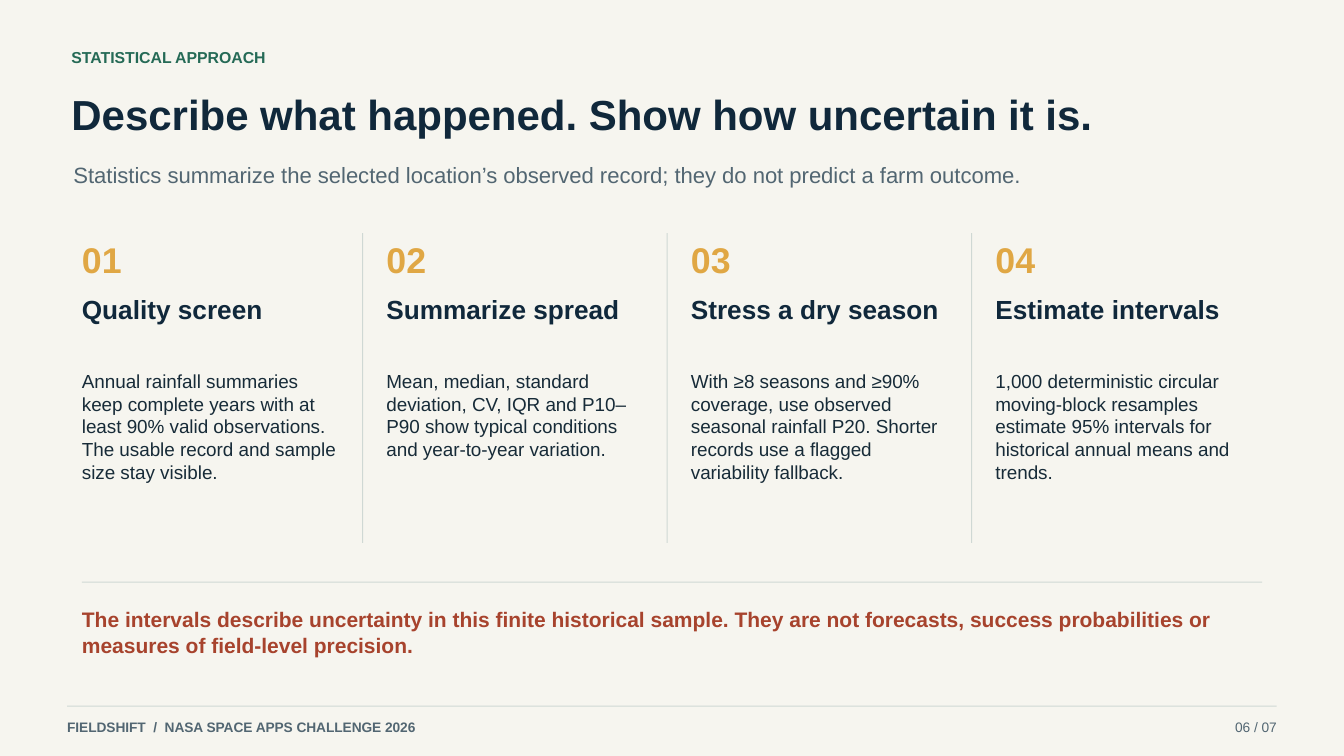
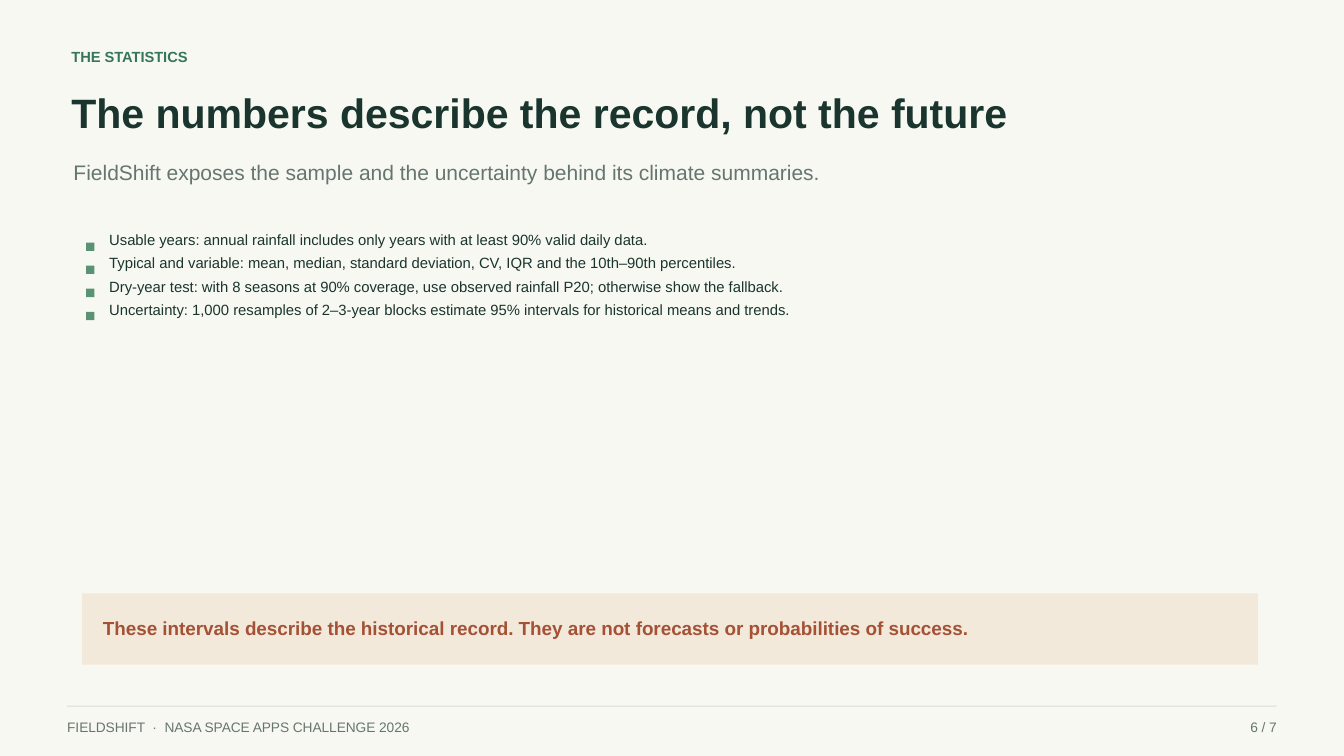
Before and after one commit to vtrsharvin-sj/Field-Shift, a slide deck: slide 6 of public/demo/FieldShift-Demo-v2.pptx. Drawn at 1344x756 pixels with LibreOffice and Linux fonts; fonts in the diff are those of the drawing. Boxes give left, top, right and bottom in pixels: in the first picture for what was removed or moved away, otherwise in the second. Text is boxed around its words. In the diff, an @@ line names an element or a change of style, - is before the commit and + after.

Commit message:
Refine hackathon presentation with light theme

```diff
--- a/public/demo/FieldShift-Demo-v2.pptx
+++ b/public/demo/FieldShift-Demo-v2.pptx
@@ background #F6F5EF to #F8F8F3 @@
@@ text at <box>71,51,188,62</box>: text changed; size 11.2 to 10.5 pt; text colour #256A56 to #36765A @@
-STATISTICAL APPROACH
+THE STATISTICS
@@ text at <box>71,98,1007,135</box>: text changed; size 30 to 29.2 pt; text colour #10283B to #19352D @@
-Describe what happened. Show how uncertain it is.
+The numbers describe the record, not the future
@@ text at <box>73,165,819,185</box>: text changed; size 15.8 to 15 pt; text colour #526672 to #66766F @@
-Statistics summarize the selected location’s observed record; they do not predict a farm outcome.
+FieldShift exposes the sample and the uncertainty behind its climate summaries.
@@ text added at <box>109,234,647,248</box>, 10.6 pt, text #19352D @@
+Usable years: annual rainfall includes only years with at least 90% valid daily data.
@@ rectangle removed at <box>362,233,363,542</box> @@
@@ rectangle removed at <box>666,233,667,542</box> @@
@@ rectangle removed at <box>972,233,973,542</box> @@
@@ text removed at <box>82,248,122,274</box> @@
-01
@@ rectangle added at <box>86,243,94,251</box>, fill #5C9274 @@
@@ rectangle added at <box>86,266,94,274</box>, fill #5C9274 @@
@@ text added at <box>109,257,736,271</box>, 10.6 pt, text #19352D @@
+Typical and variable: mean, median, standard deviation, CV, IQR and the 10th–90th percentiles.
@@ text removed at <box>386,248,426,274</box> @@
-02
@@ text removed at <box>691,248,731,274</box> @@
-03
@@ text removed at <box>995,248,1035,274</box> @@
-04
@@ rectangle added at <box>86,288,94,296</box>, fill #5C9274 @@
@@ text added at <box>109,281,783,295</box>, 10.6 pt, text #19352D @@
+Dry-year test: with 8 seasons at 90% coverage, use observed rainfall P20; otherwise show the fallback.
@@ text removed at <box>82,300,262,324</box> @@
-Quality screen
@@ rectangle added at <box>86,312,94,320</box>, fill #5C9274 @@
@@ text at <box>109,304,789,318</box>: text changed; size 13.5 to 10.6 pt; text colour #172B38 to #19352D @@
-1,000 deterministic circular moving-block resamples estimate 95% intervals for historical annual means and trends.
+Uncertainty: 1,000 resamples of 2–3-year blocks estimate 95% intervals for historical means and trends.
@@ text removed at <box>386,300,619,324</box> @@
-Summarize spread
@@ text removed at <box>691,300,938,324</box> @@
-Stress a dry season
@@ text removed at <box>995,300,1220,320</box> @@
-Estimate intervals
@@ text removed at <box>82,374,336,483</box> @@
-Annual rainfall summaries keep complete years with at least 90% valid observations. The usable record and sample size stay visible.
@@ text removed at <box>386,374,626,460</box> @@
-Mean, median, standard deviation, CV, IQR and P10–P90 show typical conditions and year-to-year variation.
@@ text removed at <box>691,374,938,483</box> @@
-With ≥8 seasons and ≥90% coverage, use observed seasonal rainfall P20. Shorter records use a flagged variability fallback.
@@ rectangle: place and size @@
-rectangle at <box>82,582,1262,583</box>
+rectangle at <box>82,594,1258,665</box>
@@ rectangle at <box>82,594,1258,665</box>: fill #CFD8D4 to #F2E9DA @@
@@ text at <box>103,621,968,639</box>: text changed; size 15 to 13.5 pt; text colour #A7432D to #A45135 @@
-The intervals describe uncertainty in this finite historical sample. They are not forecasts, success probabilities or measures of field-level precision.
+These intervals describe the historical record. They are not forecasts or probabilities of success.
@@ text at <box>67,722,409,732</box>: text changed; text colour #526672 to #66766F; bold off @@
-FIELDSHIFT / NASA SPACE APPS CHALLENGE 2026
+FIELDSHIFT · NASA SPACE APPS CHALLENGE 2026
@@ text removed at <box>1235,722,1277,732</box> @@
-06 / 07
@@ text added at <box>1250,722,1277,732</box>, 9.8 pt, text #66766F @@
+6 / 7
```
Also in this commit, not shown: 3 other slides changed, 3 slides added, 3 slides removed, 3 other files.
